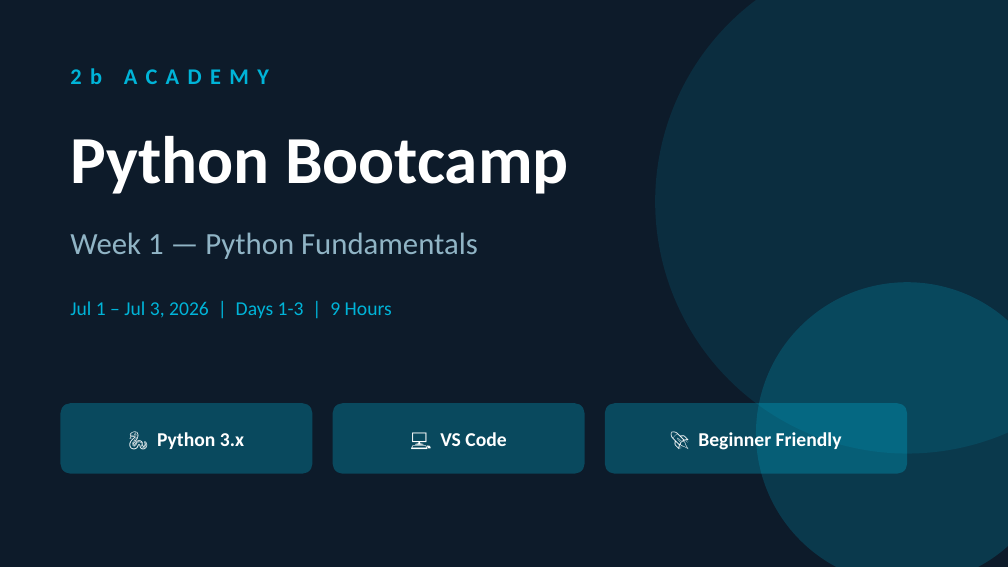
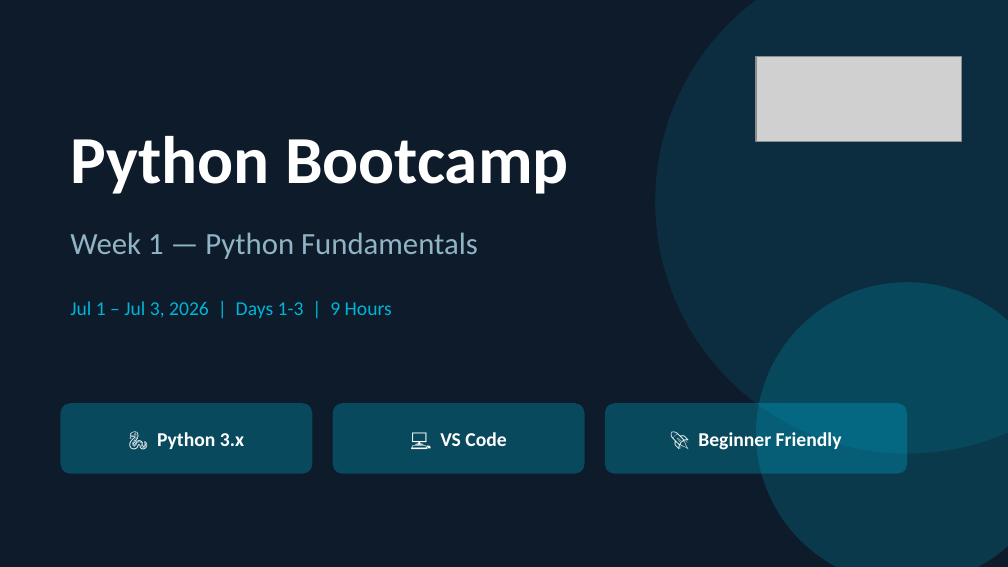
Before and after one commit to GursimranjeetSingh/2b-Academy, a slide deck: slide 1 of Presentations/2b_Academy_Week1.pptx. Drawn at 1008x567 pixels with LibreOffice and Linux fonts; fonts in the diff are those of the drawing; grey boxes stand for pictures. Boxes give left, top, right and bottom in pixels: in the first picture for what was removed or moved away, otherwise in the second. Text is boxed around its words. In the diff, an @@ line names an element or a change of style, - is before the commit and + after.

```diff
--- a/Presentations/2b_Academy_Week1.pptx
+++ b/Presentations/2b_Academy_Week1.pptx
@@ picture added at (756,56,962,142) @@
@@ text removed at (70,68,269,84) @@
-2b ACADEMY
```
Also in this commit, not shown: 50 other slides changed, 1 slide removed, 1 other file.
